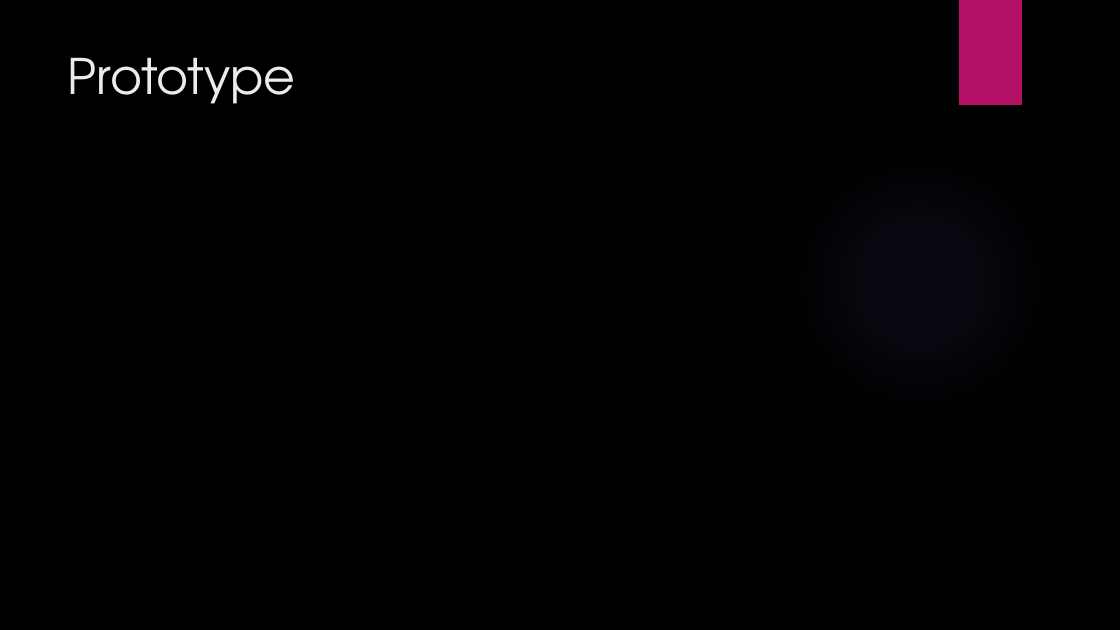
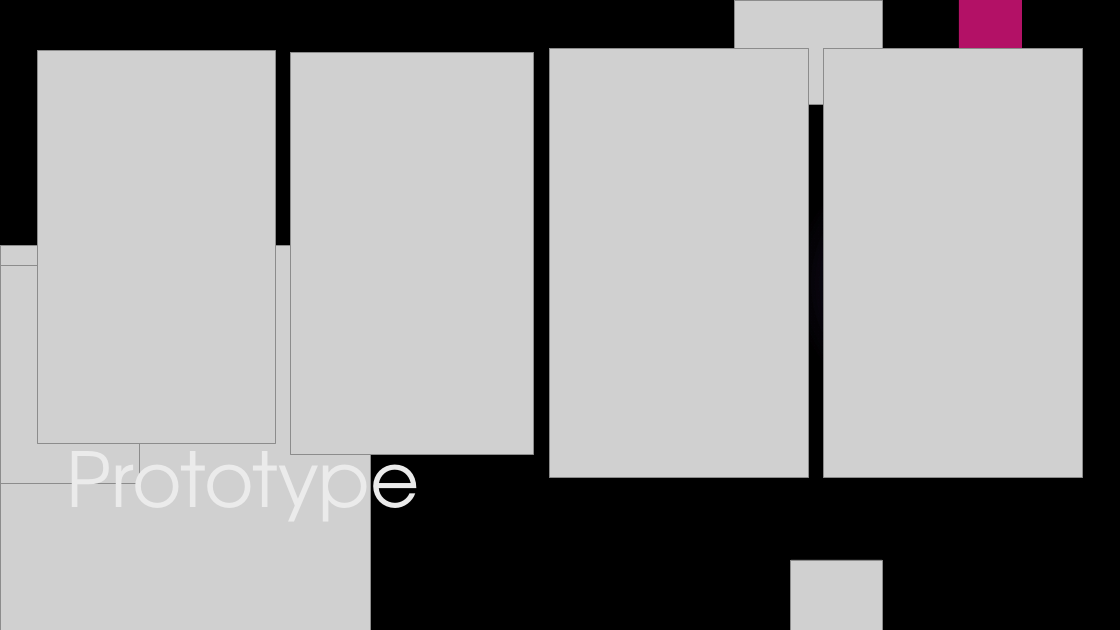
Before and after one commit to MatiasStorm/DateNRate, a slide deck: slide 3 of documents/DateN’Rate.pptx (slide 2 before the commit). Drawn at 1120x630 pixels with LibreOffice and Linux fonts; fonts in the diff are those of the drawing; grey boxes stand for pictures; background and template pictures are left out. Boxes give left, top, right and bottom in pixels: in the first picture for what was removed or moved away, otherwise in the second. Text is boxed around its words. In the diff, an @@ line names an element or a change of style, - is before the commit and + after.

Commit message:
added powerpoint slides and updated old powerpoint slides

```diff
--- a/documents/DateN’Rate.pptx
+++ b/documents/DateN’Rate.pptx
@@ picture added at (735,0,882,105) @@
@@ rectangle removed at (959,0,1022,105) @@
@@ rectangle added at (959,0,1022,105), fill #B31166 @@
@@ picture added at (38,50,276,444) @@
@@ picture added at (291,52,534,455) @@
@@ picture added at (549,49,808,477) @@
@@ picture added at (823,49,1082,477) @@
@@ ellipse added at (791,154,1049,413), fill gradient #9B6BF2 @@
@@ picture added at (0,245,371,630) @@
@@ picture added at (0,266,139,483) @@
@@ title "Prototype": place and size @@
-title "Prototype" at (68,57,296,104)
+title "Prototype" at (67,428,420,541)
@@ title "Prototype" at (67,428,420,541): size 42 to 65 pt; vertical alignment top to bottom @@
@@ picture added at (791,560,882,630) @@
```
Also in this commit, not shown: 4 other slides changed, 4 slides added, 1 slide removed.
